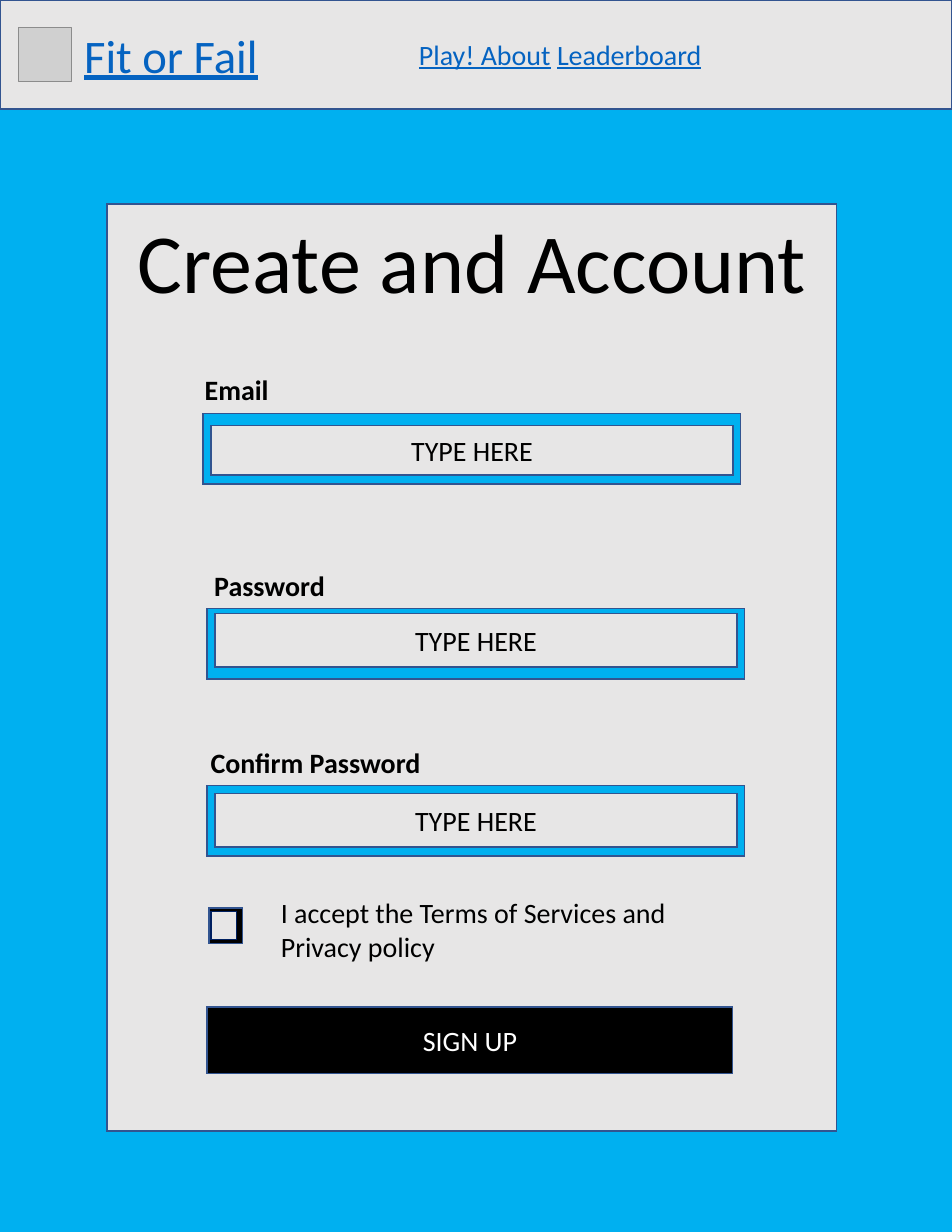
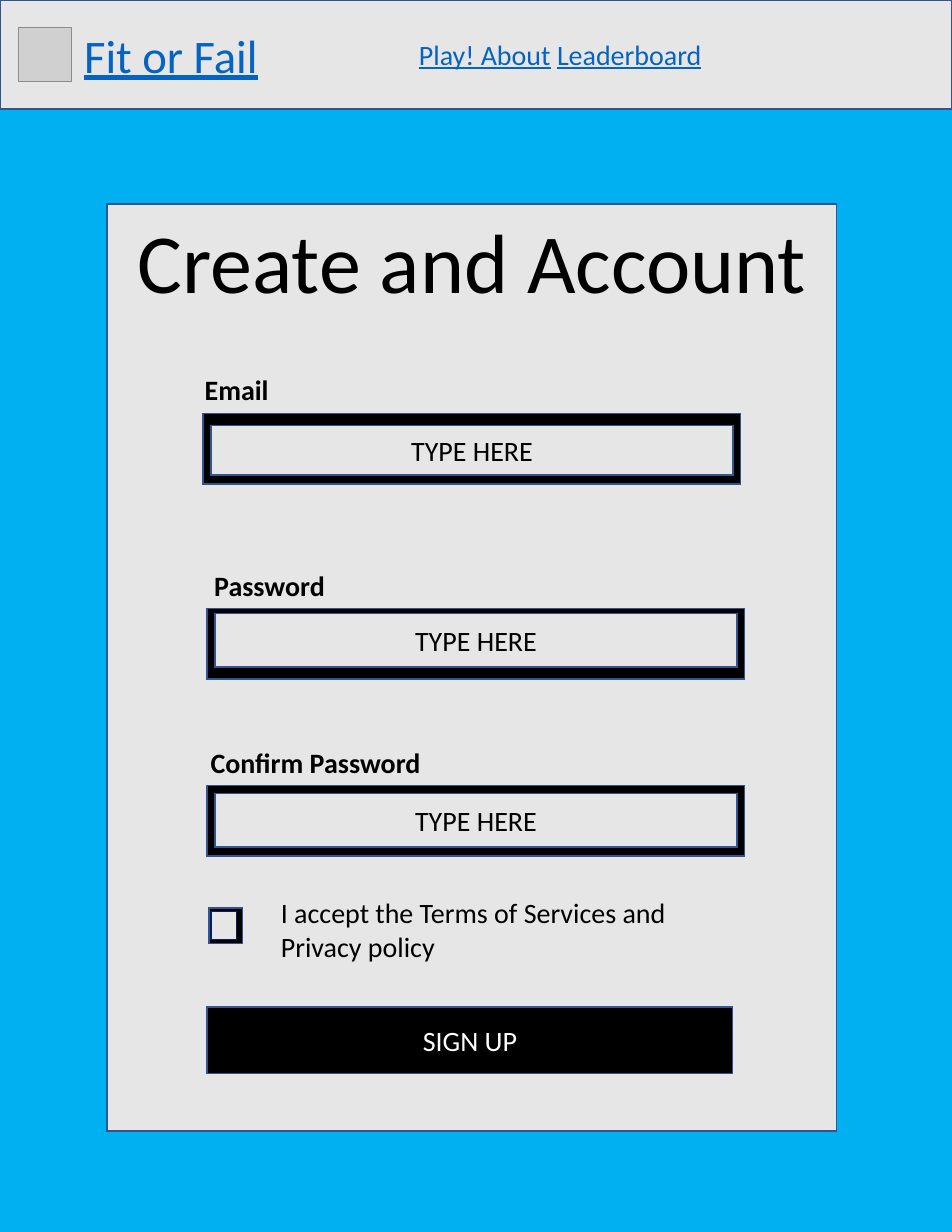
Before and after one commit to s-christian/Fit_or_Fail, a slide deck: slide 5 of website_graphic.pptx. Drawn at 952x1232 pixels with LibreOffice and Linux fonts; fonts in the diff are those of the drawing; grey boxes stand for pictures. Boxes give left, top, right and bottom in pixels: in the first picture for what was removed or moved away, otherwise in the second. Text is boxed around its words. In the diff, an @@ line names an element or a change of style, - is before the commit and + after.

```diff
--- a/website_graphic.pptx
+++ b/website_graphic.pptx
@@ fill #00B0F0 to #000000 in 3 elements at (203, 413, 740, 484), (207, 608, 745, 679), (207, 785, 745, 856) @@
```
Also in this commit, not shown: 1 other slide changed, 3 slides added.
